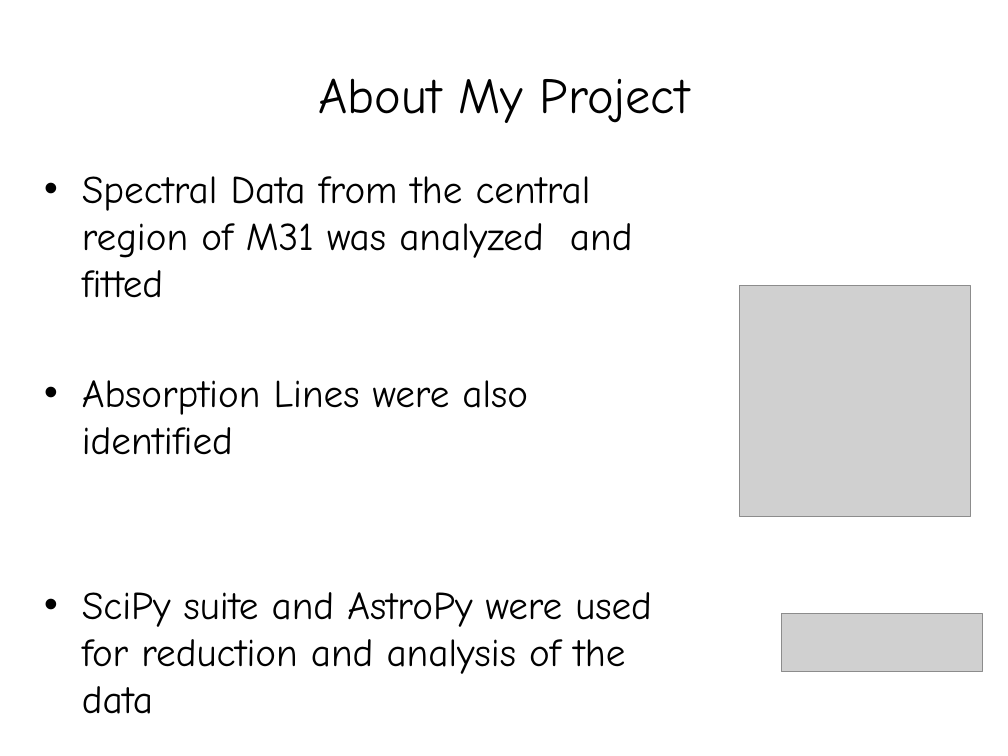
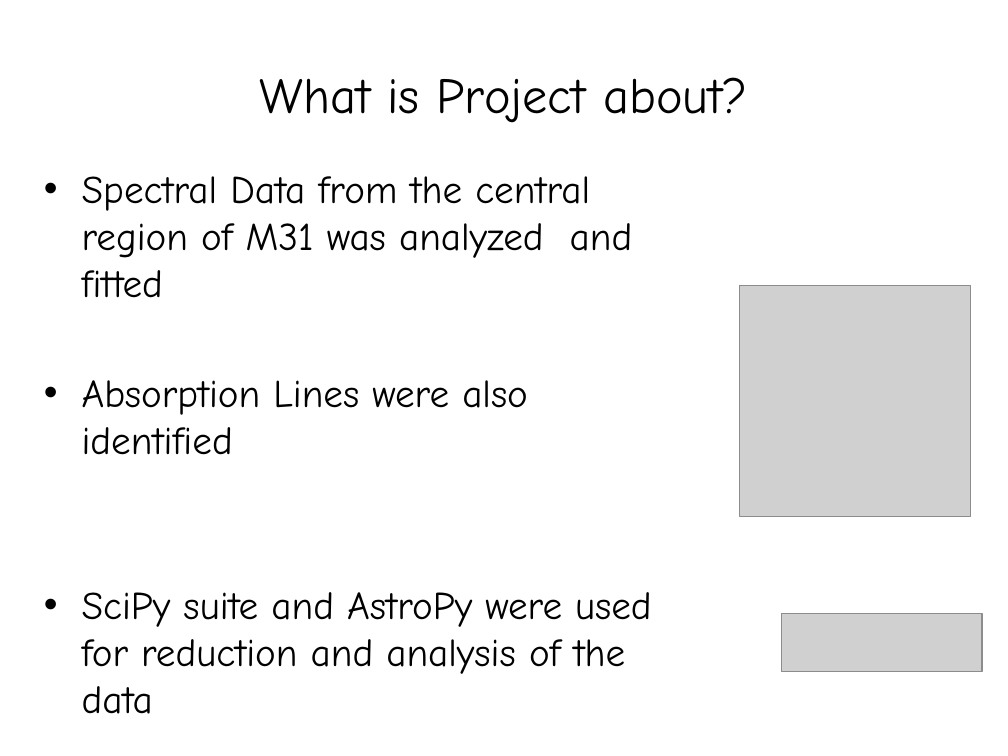
Before and after one commit to vaammpyy/M31-Spectra-Analysis, a slide deck: slide 5 of M31 Report.pptx (slide 2 before the commit). Drawn at 1008x756 pixels with LibreOffice and Linux fonts; fonts in the diff are those of the drawing; grey boxes stand for pictures. Boxes give left, top, right and bottom in pixels: in the first picture for what was removed or moved away, otherwise in the second. Text is boxed around its words. In the diff, an @@ line names an element or a change of style, - is before the commit and + after.

```diff
--- a/M31 Report.pptx
+++ b/M31 Report.pptx
@@ text at bbox=[259, 77, 748, 123]: text changed @@
-About My Project
+What is Project about?
```
Also in this commit, not shown: 9 other slides changed, 16 slides added, 1 slide removed.
